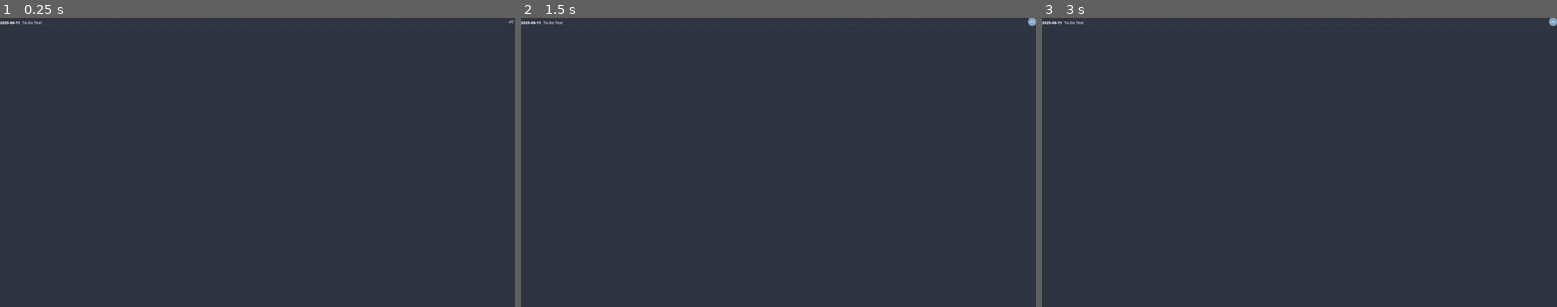
Above: before the commit, frames 1-3 (left to right).
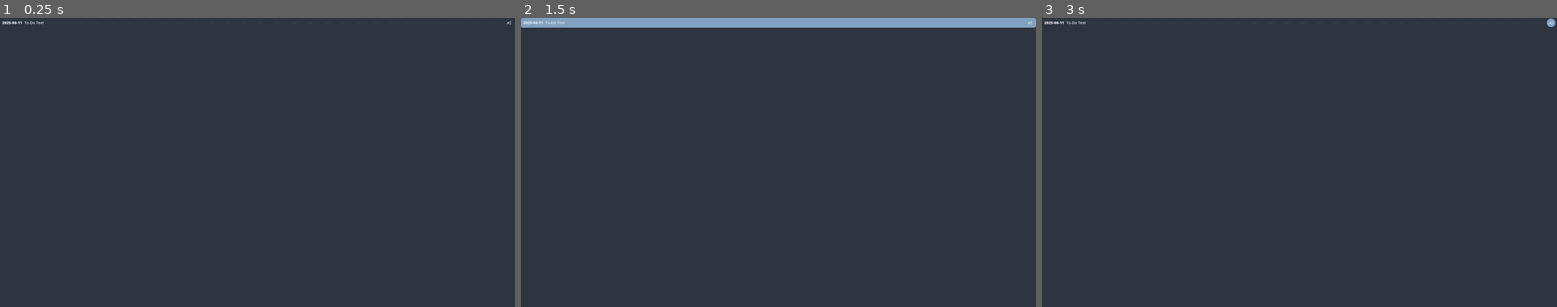
Above: after the commit, the same moments.

Repository: njamster/habituary
Game: Godot game, scene res://main_window/global_search_results/search_result/search_result.tscn
Two runs of this game, one before a commit and one after it. Both use one fixed random seed, a clock stepped at 60 frames per second and the inputs below. This scene is started directly instead of the project's main scene.
Inputs (mouse positions are in pixels of both pictures, inside the frame that each line leads up to; where the layout moved, square brackets give the same spot in the first picture):
- Up to frame 1 (0.25 s): no input
- Up to frame 2 (1.5 s): click (1030, 23) [1030, 20] at 0.5 s; click (1030, 23) [1030, 20] at 1.25 s
- Up to frame 3 (3 s): click (1551, 23) [1551, 20] at 2 s; tap Enter at 2.75 s; move the mouse to (1412, 148) at 2.77 s; hold Tab (indent_todo) from 2.78 s (still down); click (1412, 148) at 2.92 s

The runs differ from the first frame. In frame 1, 0.1% of the frame differs, in the area x 0-100%, y 0-3%; in frame 2, 3.3%, in the area x 0-100%, y 0-4%; in frame 3, 0.1%.
Error in both runs: Invalid call. Nonexistent function 'as_dict' in base 'Nil'. (res://custom/resources/date.gd:191)

Commit message:
Highlight focused search result on mouse over
And set the "JumpTo"-button's mouse filter to "Pass". This makes it a
lot easier to grasp which item each button belongs to in longer lists.

Diff:
--- a/main_window/global_search_results/global_search_results.tscn
+++ b/main_window/global_search_results/global_search_results.tscn
@@ -26,4 +26,3 @@
 unique_name_in_owner = true
 layout_mode = 2
 size_flags_horizontal = 3
-theme_type_variation = &"SmallSeparation"
--- a/main_window/global_search_results/search_result/search_result.gd
+++ b/main_window/global_search_results/search_result/search_result.gd
@@ -1,4 +1,4 @@
-extends HBoxContainer
+extends PanelContainer
 
 var date : Date
 var line_number : int
@@ -6,8 +6,8 @@
 
 func fill_in(key, value, id) -> void:
 	date = Date.from_string(key)
-	$Date.text = date.format("MMM DD, YYYY") + ":"
-	$Text.text = value
+	%Date.text = date.format("MMM DD, YYYY") + ":"
+	%Text.text = value
 	line_number = id
 
 func _ready() -> void:
@@ -15,9 +15,20 @@
 
 
 func _connect_signals() -> void:
-	$JumpTo.pressed.connect(_on_jump_to_pressed)
+	mouse_entered.connect(_on_mouse_entered)
+	mouse_exited.connect(_on_mouse_exited)
+
+	%JumpTo.pressed.connect(_on_jump_to_pressed)
 
 
 func _on_jump_to_pressed() -> void:
 	Settings.current_day = date
 	EventBus.bookmark_jump_requested.emit(date, line_number)
+
+
+func _on_mouse_entered() -> void:
+	theme_type_variation = "SearchResult_Focused"
+
+
+func _on_mouse_exited() -> void:
+	theme_type_variation = "SearchResult"
--- a/main_window/global_search_results/search_result/search_result.tscn
+++ b/main_window/global_search_results/search_result/search_result.tscn
@@ -17,39 +17,44 @@
 expand_margin_right = 2.0
 expand_margin_bottom = 2.0
 
-[node name="SearchResult" type="HBoxContainer"]
+[node name="SearchResult" type="PanelContainer"]
 anchors_preset = 10
 anchor_right = 1.0
 offset_bottom = 28.0
 grow_horizontal = 2
-theme_type_variation = &"SmallSeparation"
+theme_type_variation = &"SearchResult"
 script = ExtResource("1_aiq75")
 
-[node name="Date" type="Label" parent="."]
+[node name="HBox" type="HBoxContainer" parent="."]
 layout_mode = 2
-size_flags_vertical = 8
+theme_type_variation = &"SmallSeparation"
+
+[node name="Date" type="Label" parent="HBox"]
+unique_name_in_owner = true
+layout_mode = 2
 theme_override_fonts/font = ExtResource("1_w40yj")
 text = "2025-06-11"
 
-[node name="Text" type="Label" parent="."]
+[node name="Text" type="Label" parent="HBox"]
+unique_name_in_owner = true
 layout_mode = 2
-size_flags_vertical = 8
 text = "To-Do Text"
 
-[node name="ConnectorLine" type="TextureRect" parent="."]
+[node name="ConnectorLine" type="TextureRect" parent="HBox"]
 self_modulate = Color(0.505882, 0.631373, 0.756863, 1)
 layout_mode = 2
 size_flags_horizontal = 3
-size_flags_vertical = 8
+size_flags_vertical = 4
 texture = ExtResource("3_6ui7r")
 stretch_mode = 1
 
-[node name="JumpTo" type="Button" parent="."]
+[node name="JumpTo" type="Button" parent="HBox"]
 unique_name_in_owner = true
 custom_minimum_size = Vector2(28, 28)
 layout_mode = 2
 size_flags_horizontal = 4
 size_flags_vertical = 8
+mouse_filter = 1
 mouse_default_cursor_shape = 2
 theme_type_variation = &"FlatButton"
 theme_override_constants/icon_max_width = 20
@@ -59,7 +64,7 @@
 icon_alignment = 1
 expand_icon = true
 
-[node name="Tooltip" type="Node" parent="JumpTo"]
+[node name="Tooltip" type="Node" parent="HBox/JumpTo"]
 script = ExtResource("3_lials")
 text = "Jump to To-Do"
 popup_position = 5
--- a/theme/dark_theme.tres
+++ b/theme/dark_theme.tres
@@ -692,6 +692,27 @@
 corner_radius_top_right = 3
 corner_radius_bottom_right = 3
 corner_radius_bottom_left = 3
+corner_detail = 5
+anti_aliasing_size = 0.33
+
+[sub_resource type="StyleBoxFlat" id="StyleBoxFlat_aj72w"]
+content_margin_left = 8.0
+content_margin_top = 4.0
+content_margin_right = 8.0
+content_margin_bottom = 4.0
+draw_center = false
+corner_detail = 5
+
+[sub_resource type="StyleBoxFlat" id="StyleBoxFlat_nxxwh"]
+content_margin_left = 8.0
+content_margin_top = 4.0
+content_margin_right = 8.0
+content_margin_bottom = 4.0
+bg_color = Color(0.505882, 0.631373, 0.756863, 1)
+corner_radius_top_left = 6
+corner_radius_top_right = 6
+corner_radius_bottom_right = 6
+corner_radius_bottom_left = 6
 corner_detail = 5
 anti_aliasing_size = 0.33
 
@@ -1045,6 +1066,10 @@
 SearchBar_ShortcutHint/styles/hover = SubResource("StyleBoxFlat_71lft")
 SearchBar_ShortcutHint/styles/normal = SubResource("StyleBoxFlat_oh360")
 SearchBar_ShortcutHint/styles/pressed = SubResource("StyleBoxFlat_tapk3")
+SearchResult/base_type = &"PanelContainer"
+SearchResult/styles/panel = SubResource("StyleBoxFlat_aj72w")
+SearchResult_Focused/base_type = &"PanelContainer"
+SearchResult_Focused/styles/panel = SubResource("StyleBoxFlat_nxxwh")
 SidePanel/base_type = &"PanelContainer"
 SidePanel/styles/panel = SubResource("StyleBoxFlat_m23uj")
 SmallSeparation/base_type = &"BoxContainer"
--- a/theme/generator.gd
+++ b/theme/generator.gd
@@ -823,6 +823,26 @@
 	})
 	#endregion
 
+	#region SearchResult
+	var search_result := theme.create_theme_type("SearchResult", "PanelContainer")
+
+	search_result.set_main_style({
+		"draw_center" = false,
+		"content_margin" = { "left": 8, "top": 4, "right": 8, "bottom": 4 },
+	})
+	#endregion
+
+	#region SearchResult_Focused
+	var search_result_focused := theme.create_theme_type("SearchResult_Focused", "PanelContainer")
+
+	search_result_focused.set_main_style({
+		"bg_color" = primary_3,
+		"corner_radius" = 6,
+		"anti_aliasing_size" = 0.33,
+		"content_margin" = { "left": 8, "top": 4, "right": 8, "bottom": 4 },
+	})
+	#endregion
+
 	# ----------------------------------------
 
 	# Keep UIDs from the previous version of the theme, if there are any. Without this, re-running
--- a/theme/light_theme.tres
+++ b/theme/light_theme.tres
@@ -692,6 +692,27 @@
 corner_radius_top_right = 3
 corner_radius_bottom_right = 3
 corner_radius_bottom_left = 3
+corner_detail = 5
+anti_aliasing_size = 0.33
+
+[sub_resource type="StyleBoxFlat" id="StyleBoxFlat_an21j"]
+content_margin_left = 8.0
+content_margin_top = 4.0
+content_margin_right = 8.0
+content_margin_bottom = 4.0
+draw_center = false
+corner_detail = 5
+
+[sub_resource type="StyleBoxFlat" id="StyleBoxFlat_3qpw5"]
+content_margin_left = 8.0
+content_margin_top = 4.0
+content_margin_right = 8.0
+content_margin_bottom = 4.0
+bg_color = Color(0.505882, 0.631373, 0.756863, 1)
+corner_radius_top_left = 6
+corner_radius_top_right = 6
+corner_radius_bottom_right = 6
+corner_radius_bottom_left = 6
 corner_detail = 5
 anti_aliasing_size = 0.33
 
@@ -1045,6 +1066,10 @@
 SearchBar_ShortcutHint/styles/hover = SubResource("StyleBoxFlat_48ecl")
 SearchBar_ShortcutHint/styles/normal = SubResource("StyleBoxFlat_nhsbw")
 SearchBar_ShortcutHint/styles/pressed = SubResource("StyleBoxFlat_440ef")
+SearchResult/base_type = &"PanelContainer"
+SearchResult/styles/panel = SubResource("StyleBoxFlat_an21j")
+SearchResult_Focused/base_type = &"PanelContainer"
+SearchResult_Focused/styles/panel = SubResource("StyleBoxFlat_3qpw5")
 SidePanel/base_type = &"PanelContainer"
 SidePanel/styles/panel = SubResource("StyleBoxFlat_h1hii")
 SmallSeparation/base_type = &"BoxContainer"
Not shown: 1 places in theme/dark_theme.tres that only renumber resources
Not shown: 1 places in theme/light_theme.tres that only renumber resources
